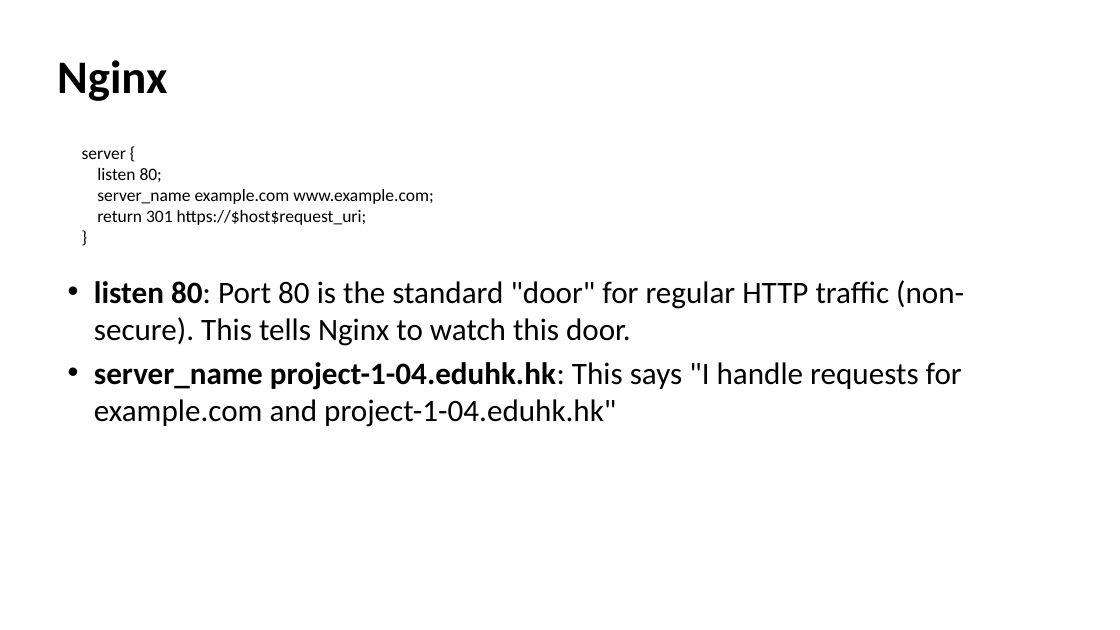
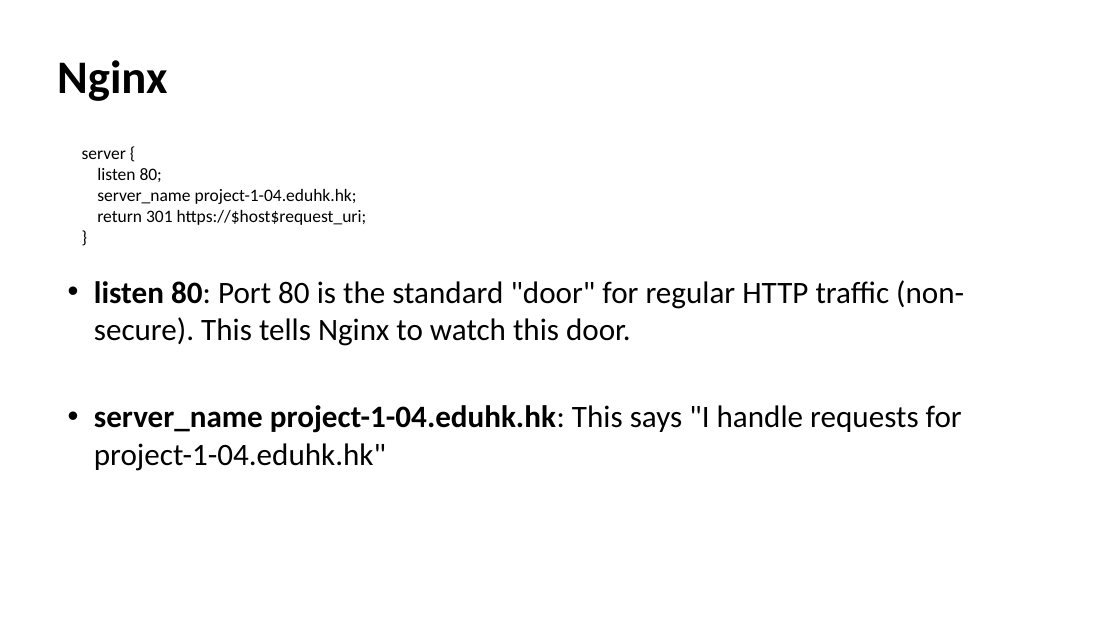
Before and after one commit to enoch-sit/proj01_chatbot_edu, a slide deck: slide 12 of week08/AI Agent Design III LangSmith-and-Evaluation-Frameworks.pptx. Drawn at 1120x630 pixels with LibreOffice and Linux fonts; fonts in the diff are those of the drawing. Boxes give left, top, right and bottom in pixels: in the first picture for what was removed or moved away, otherwise in the second. Text is boxed around its words. In the diff, an @@ line names an element or a change of style, - is before the commit and + after.

```diff
--- a/week08/AI Agent Design III LangSmith-and-Evaluation-Frameworks.pptx
+++ b/week08/AI Agent Design III LangSmith-and-Evaluation-Frameworks.pptx
@@ text at <box>97,189,357,204</box>: text changed @@
-server_name example.com www.example.com;
+server_name project-1-04.eduhk.hk;
@@ text at <box>94,405,962,471</box>: text changed @@
-• server_name project-1-04.eduhk.hk: This says "I handle requests for example.com and project-1-04.eduhk.hk"
+• server_name project-1-04.eduhk.hk: This says "I handle requests for project-1-04.eduhk.hk"
```
Also in this commit, not shown: 8 other slides changed, 7 slides added, 2 slides removed, 6 other files.
